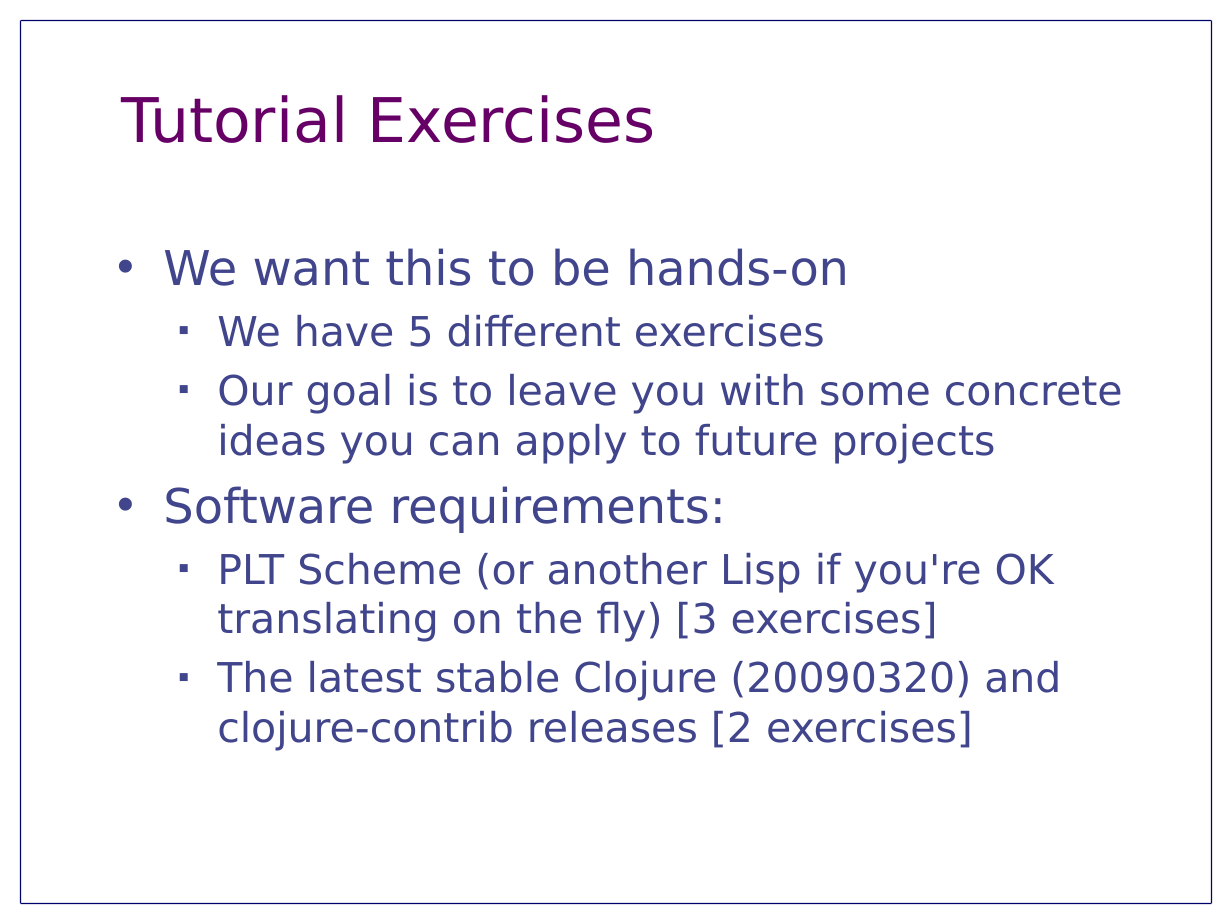
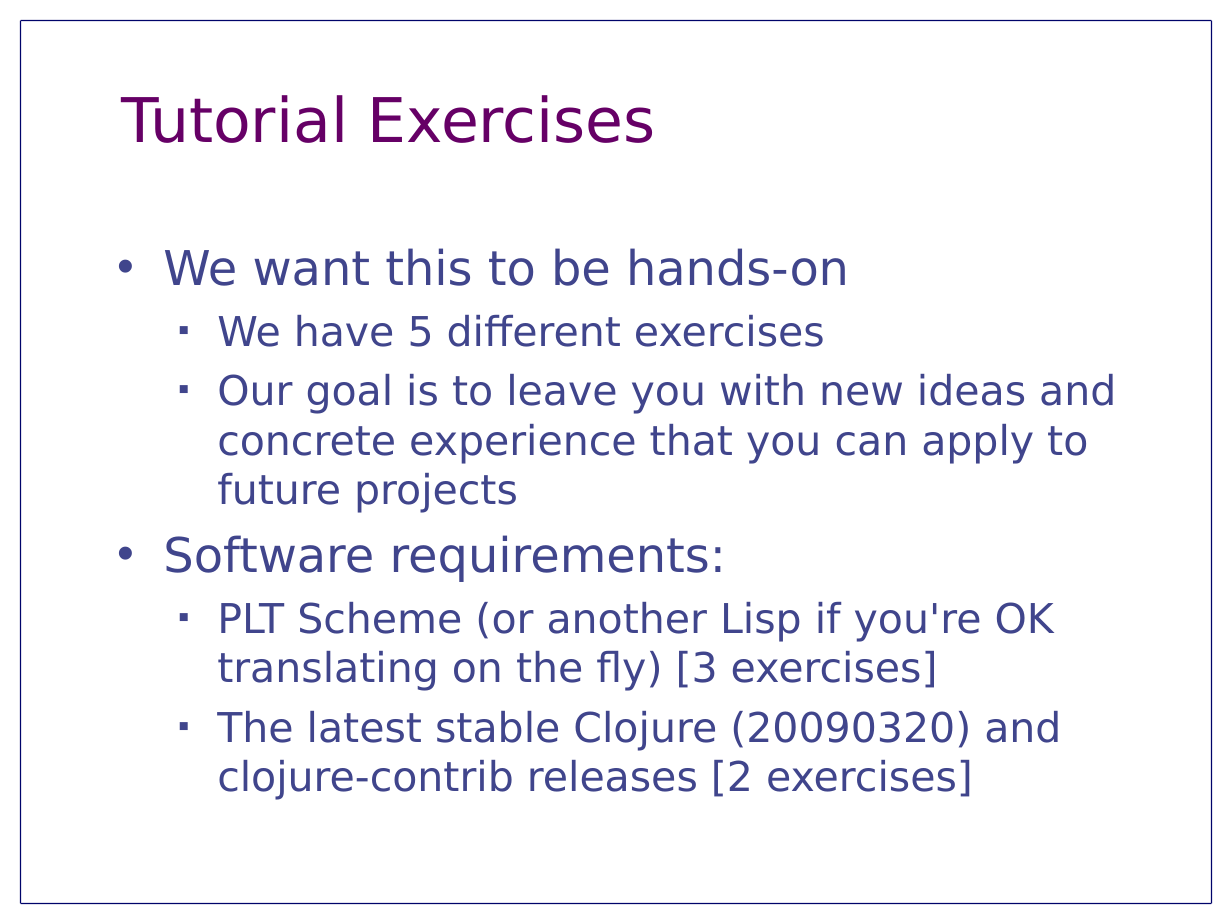
Before and after one commit to jnewbern/monad-tutorial, a slide deck: slide 3 of slides/TutorialOverview.odp. Drawn at 1232x924 pixels with LibreOffice and Linux fonts; fonts in the diff are those of the drawing. Boxes give left, top, right and bottom in pixels: in the first picture for what was removed or moved away, otherwise in the second. Text is boxed around its words. In the diff, an @@ line names an element or a change of style, - is before the commit and + after.

Commit message:
More presentation tweaks

```diff
--- a/slides/TutorialOverview.odp
+++ b/slides/TutorialOverview.odp
@@ text at (x1=217, y1=373, x2=1116, y2=513): text changed @@
-  ■ Our goal is to leave you with some concrete ideas you can apply to future projects
+  ■ Our goal is to leave you with new ideas and concrete experience that you can apply to future projects
```
Also in this commit, not shown: 1 other slide changed, 1 other file.
